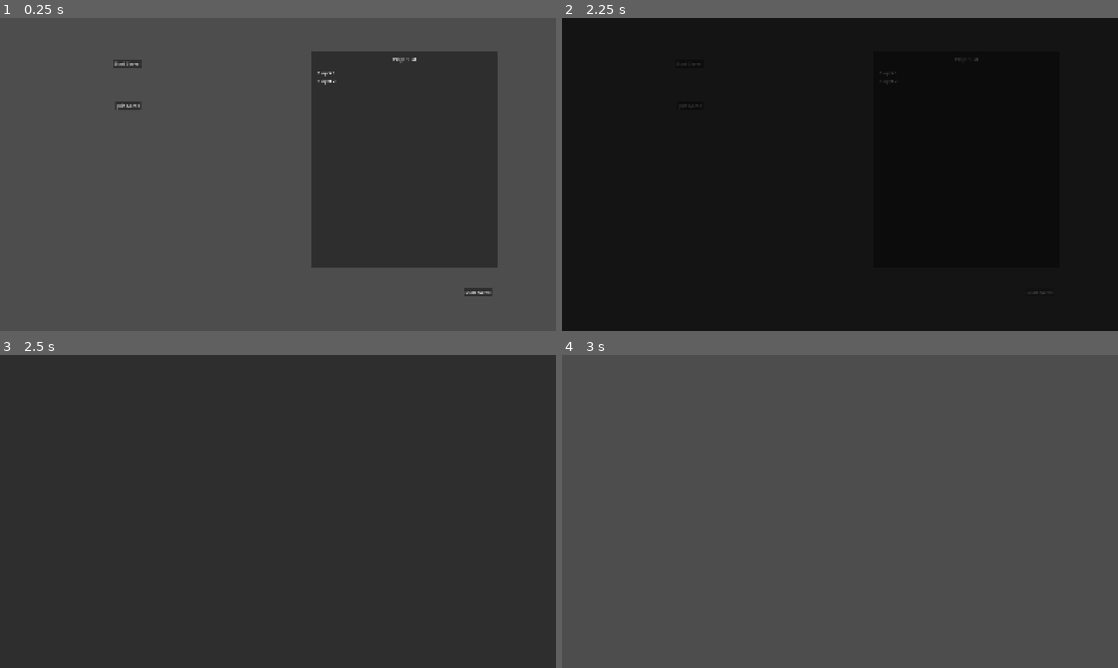
Above: before the commit, frames 1-4 (two rows, left to right).
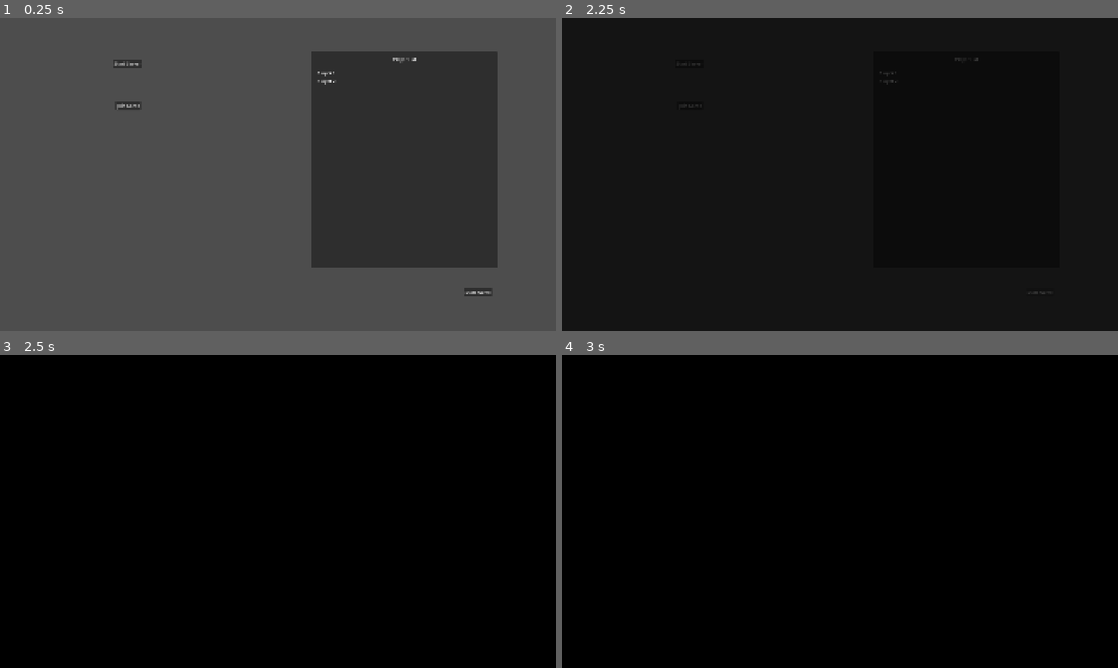
Above: after the commit, the same moments.

Repository: sininen-blue/untitled-arena-shooter
Game: Godot game, scene res://src/ui/server_controls/server_controls.tscn
Same seed, same stepped clock (60 frames per second), same inputs: the game is played once before the commit and once after it. This scene is started directly instead of the project's main scene.
Inputs (mouse positions are in pixels of both pictures, inside the frame that each line leads up to):
- Up to frame 1 (0.25 s): no input
- Up to frame 2 (2.25 s): click "Start Server" at 0.5 s; click "Join Game" at 1.25 s; click "Start Game" at 2 s
- Up to frame 3 (2.5 s): no input
- Up to frame 4 (3 s): click (1040, 630) at 2.75 s, where only the run after the commit has a clickable "Start Game"

Frames 1-2 are identical in both runs. In frame 3, 100% of the frame differs, in the area x 0-100%, y 0-100%; in frame 4, 100%.

Commit message:
network manager placeholder

Diff:
--- a/project.godot
+++ b/project.godot
@@ -18,6 +18,7 @@
 [autoload]
 
 SceneLoader="*uid://dsnwt873r7boj"
+NetworkManager="*uid://grwkrgtw7mxq"
 
 [display]
 
--- /dev/null
+++ b/src/autoload/network_manager.gd
@@ -0,0 +1,21 @@
+extends Node
+
+
+const IP_ADDR: String = "localhost"
+const PORT: int = 8500
+
+var peer: ENetMultiplayerPeer
+
+
+func start_server() -> void:
+	peer = ENetMultiplayerPeer.new()
+	peer.create_server(PORT)
+	multiplayer.multiplayer_peer = peer
+	print_debug("Server Created")
+
+
+func start_client() -> void:
+	peer = ENetMultiplayerPeer.new()
+	peer.create_client(IP_ADDR, PORT)
+	multiplayer.multiplayer_peer = peer
+	print_debug("Client Connected")
--- a/src/core/main.tscn
+++ b/src/core/main.tscn
@@ -1,10 +1,12 @@
 [gd_scene format=3 uid="uid://boeckno5yl7wq"]
 
 [ext_resource type="PackedScene" uid="uid://dw38h0l5lhiw4" path="res://src/levels/test_arena_1.tscn" id="1_avv2o"]
+[ext_resource type="PackedScene" uid="uid://cjt13arq1kr1t" path="res://src/networking/multiplayer_spawner/multiplayer_spawner.tscn" id="1_ukt3u"]
 
 [node name="Main" type="Node" unique_id=1123520285]
 
-[node name="MultiplayerSpawner" type="MultiplayerSpawner" parent="." unique_id=1172105330]
-spawn_path = NodePath("..")
+[node name="MultiplayerSpawner" parent="." unique_id=1167663308 instance=ExtResource("1_ukt3u")]
+_spawnable_scenes = PackedStringArray("uid://hhrlbjgbdaqr")
+scenes/0 = "uid://hhrlbjgbdaqr"
 
 [node name="TestArena1" parent="." unique_id=1873855294 instance=ExtResource("1_avv2o")]
--- a/src/entities/player/player.gd
+++ b/src/entities/player/player.gd
@@ -1,3 +1,4 @@
+class_name  Player
 extends CharacterBody3D
 
 
@@ -5,7 +6,14 @@
 const JUMP_VELOCITY = 4.5
 
 
+func _enter_tree() -> void:
+	set_multiplayer_authority(name.to_int())
+
+
 func _physics_process(delta: float) -> void:
+	if is_multiplayer_authority() == false:
+		return
+
 	# Add the gravity.
 	if not is_on_floor():
 		velocity += get_gravity() * delta
--- a/src/entities/player/player.tscn
+++ b/src/entities/player/player.tscn
@@ -26,3 +26,7 @@
 
 [node name="Camera3D" type="Camera3D" parent="." unique_id=996360073]
 transform = Transform3D(1, 0, 0, 0, 1, 0, 0, 0, 1, 0, 1, 0)
+
+[node name="DebugMesh" type="CSGBox3D" parent="." unique_id=3547165]
+transform = Transform3D(1, 0, 0, 0, 1, 0, 0, 0, 1, 0, 0.25, 0)
+size = Vector3(0.5, 0.5, 0.5)
--- /dev/null
+++ b/src/networking/multiplayer_spawner/multiplayer_spawner.gd
@@ -0,0 +1,14 @@
+extends MultiplayerSpawner
+
+
+@export var network_player: PackedScene
+
+
+func spawn_player(id: int) -> void:
+	if multiplayer.is_server() == false:
+		return
+
+	var player: Player = network_player.instantiate()
+	player.name = str(id)
+
+	get_node(self.spawn_path).add_child.call_deferred(player)
--- /dev/null
+++ b/src/networking/multiplayer_spawner/multiplayer_spawner.tscn
@@ -0,0 +1,12 @@
+[gd_scene format=3 uid="uid://cjt13arq1kr1t"]
+
+[ext_resource type="Script" uid="uid://cipobi352pire" path="res://src/networking/multiplayer_spawner/multiplayer_spawner.gd" id="1_waxug"]
+[ext_resource type="PackedScene" uid="uid://hhrlbjgbdaqr" path="res://src/entities/player/player.tscn" id="2_ixsqt"]
+
+[node name="MultiplayerSpawner" type="MultiplayerSpawner" unique_id=1167663308]
+_spawnable_scenes = PackedStringArray("uid://hhrlbjgbdaqr")
+spawn_path = NodePath("..")
+script = ExtResource("1_waxug")
+network_player = ExtResource("2_ixsqt")
+_spawnable_scene_count = 1
+scenes/0 = "uid://hhrlbjgbdaqr"
--- a/src/ui/server_controls/server_controls.gd
+++ b/src/ui/server_controls/server_controls.gd
@@ -3,5 +3,13 @@
 @export var start_game_target: StringName
 
 
+func _on_start_server_pressed() -> void:
+	NetworkManager.start_server()
+
+
+func _on_join_game_pressed() -> void:
+	NetworkManager.start_client()
+
+
 func _on_start_game_pressed() -> void:
 	SceneLoader.load_scene(start_game_target)
--- a/src/ui/server_controls/server_controls.tscn
+++ b/src/ui/server_controls/server_controls.tscn
@@ -10,7 +10,6 @@
 grow_horizontal = 2
 grow_vertical = 2
 script = ExtResource("1_kayog")
-start_game_target = &"uid://boeckno5yl7wq"
 
 [node name="StartServer" type="Button" parent="." unique_id=797659623]
 layout_mode = 0
@@ -90,4 +89,6 @@
 text = "Start Game
 "
 
+[connection signal="pressed" from="StartServer" to="." method="_on_start_server_pressed"]
+[connection signal="pressed" from="JoinGame" to="." method="_on_join_game_pressed"]
 [connection signal="pressed" from="Start Game" to="." method="_on_start_game_pressed"]
Not shown, added: src/autoload/network_manager.gd.uid
Not shown, added: src/networking/multiplayer_spawner/multiplayer_spawner.gd.uid
